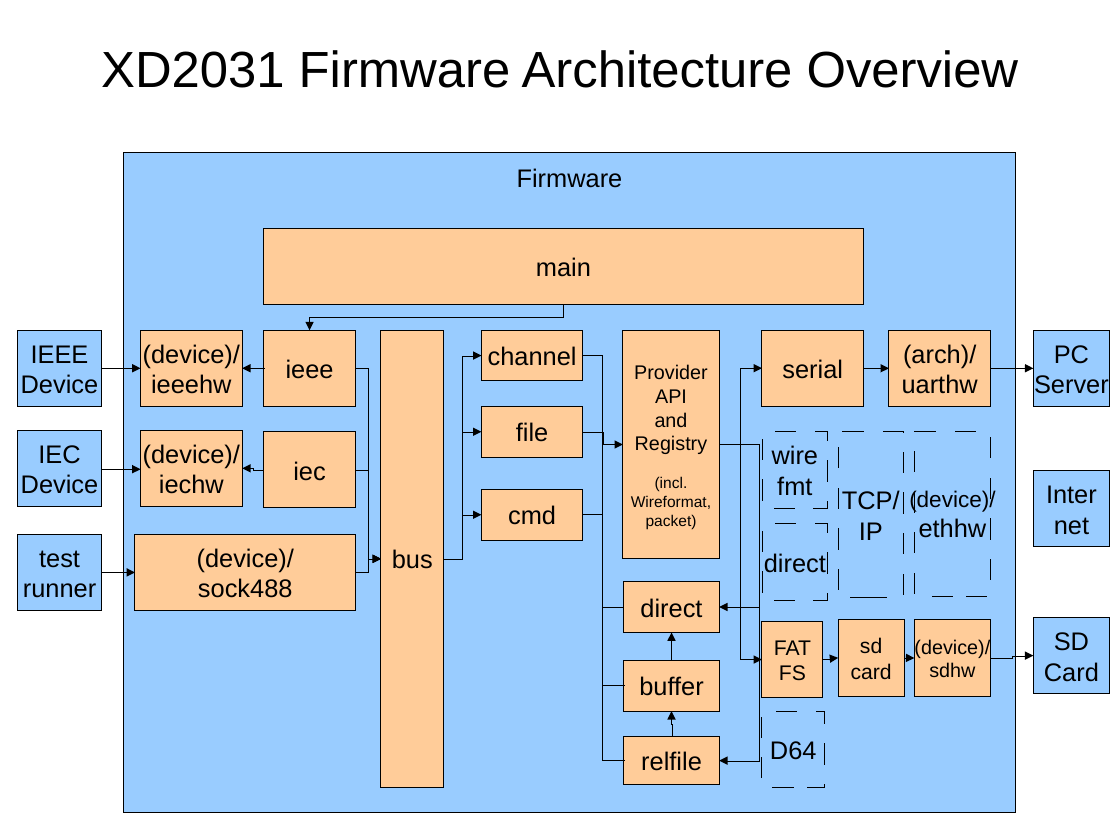
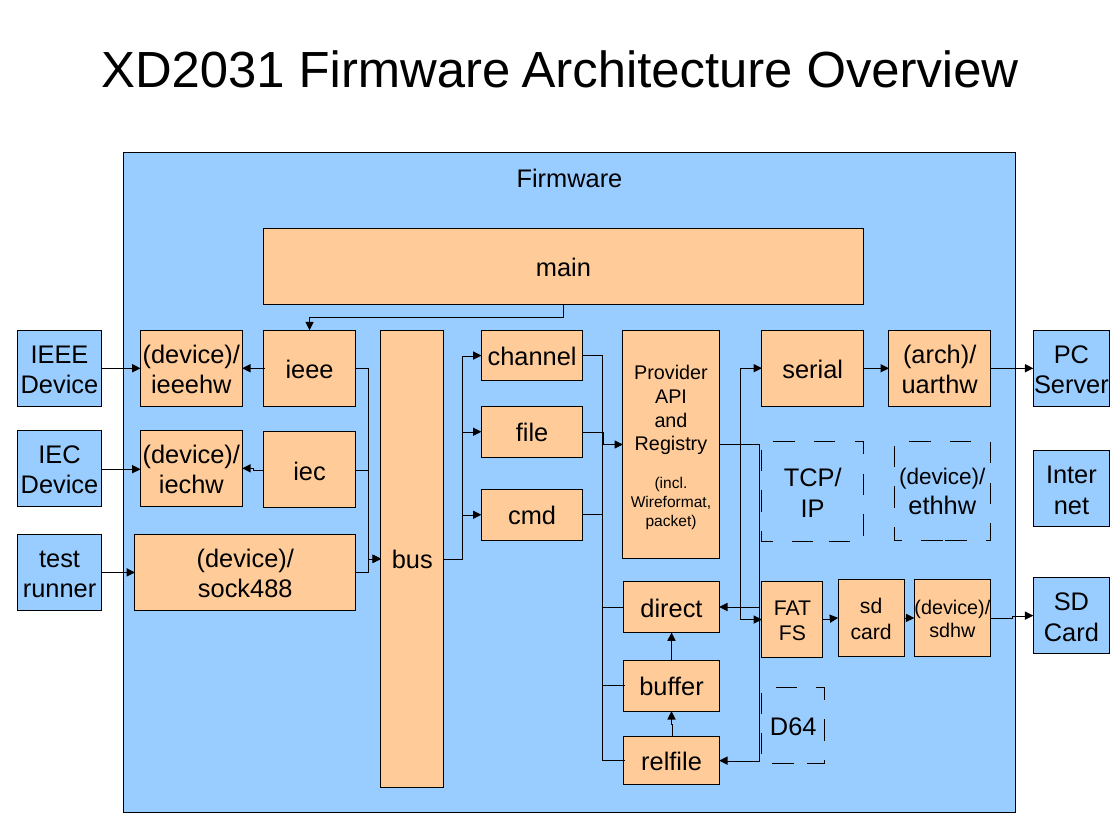
Before and after one commit to fachat/XD2031, a slide deck: slide 1 of docsrc/firmware overview.odp. Drawn at 1120x840 pixels with LibreOffice and Linux fonts; fonts in the diff are those of the drawing. Boxes give left, top, right and bottom in pixels: in the first picture for what was removed or moved away, otherwise in the second. Text is boxed around its words. In the diff, an @@ line names an element or a change of style, - is before the commit and + after.

Commit message:
update firmware arch diagram

```diff
--- a/docsrc/firmware overview.odp
+++ b/docsrc/firmware overview.odp
@@ elbow arrow moved from (720, 444) - (762, 660) to (720, 444) - (762, 620) @@
@@ rectangle "TCP/": place and size @@
-rectangle "TCP/" at <box>838,432,904,598</box>
+rectangle "TCP/" at <box>762,442,864,542</box>
@@ rectangle removed at <box>762,432,827,508</box> @@
-wire
-fmt
@@ rectangle "(device)/": place and size @@
-rectangle "(device)/" at <box>915,432,991,597</box>
+rectangle "(device)/" at <box>894,442,991,541</box>
@@ rectangle "Inter": place and size @@
-rectangle "Inter" at <box>1034,471,1110,547</box>
+rectangle "Inter" at <box>1034,451,1110,527</box>
@@ rectangle removed at <box>762,524,827,601</box> @@
-direct
@@ 4 rectangles, 3 elbow arrows: place and size @@
-4 rectangles, 3 elbow arrows at <box>762,618,1110,698</box>
+4 rectangles, 3 elbow arrows at <box>762,578,1110,658</box>
@@ rectangle "D64": place and size @@
-rectangle "D64" at <box>762,711,825,788</box>
+rectangle "D64" at <box>762,687,825,763</box>
```
